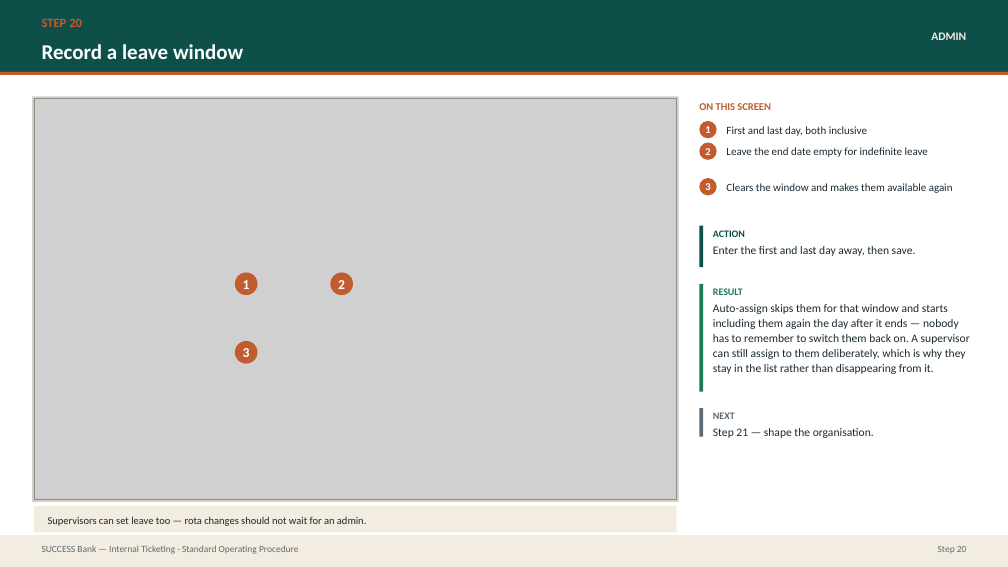
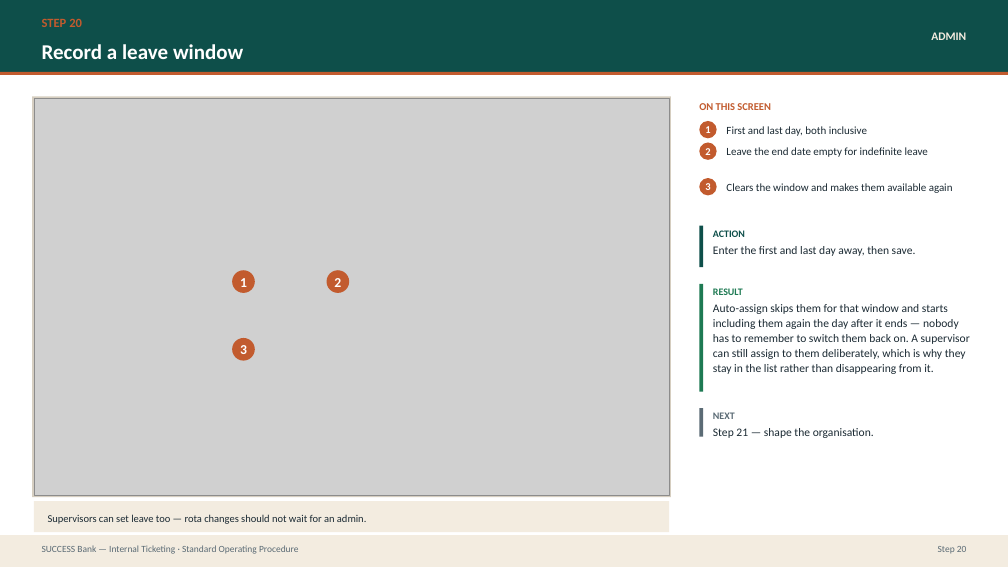
Before and after one commit to prajwal-patil-hub/Internal-Banking-Ticketing-System, a slide deck: slide 39 of docs/sop/SUCCESS-Bank-Ticketing-SOP.pptx. Drawn at 1008x567 pixels with LibreOffice and Linux fonts; fonts in the diff are those of the drawing; grey boxes stand for pictures. Boxes give left, top, right and bottom in pixels: in the first picture for what was removed or moved away, otherwise in the second. Text is boxed around its words. In the diff, an @@ line names an element or a change of style, - is before the commit and + after.

```diff
--- a/docs/sop/SUCCESS-Bank-Ticketing-SOP.pptx
+++ b/docs/sop/SUCCESS-Bank-Ticketing-SOP.pptx
@@ rectangle: place and size @@
-rectangle at (32, 96, 678, 501)
+rectangle at (32, 96, 671, 497)
@@ picture: place and size @@
-picture at (34, 98, 677, 500)
+picture at (34, 98, 669, 495)
@@ ellipse "2": place and size @@
-ellipse "2" at (330, 272, 353, 295)
+ellipse "2" at (327, 270, 349, 293)
@@ rectangle: place and size @@
-rectangle at (34, 506, 677, 532)
+rectangle at (34, 501, 669, 532)
```
Also in this commit, not shown: 30 other slides changed, 7 slides added, 7 other files.
